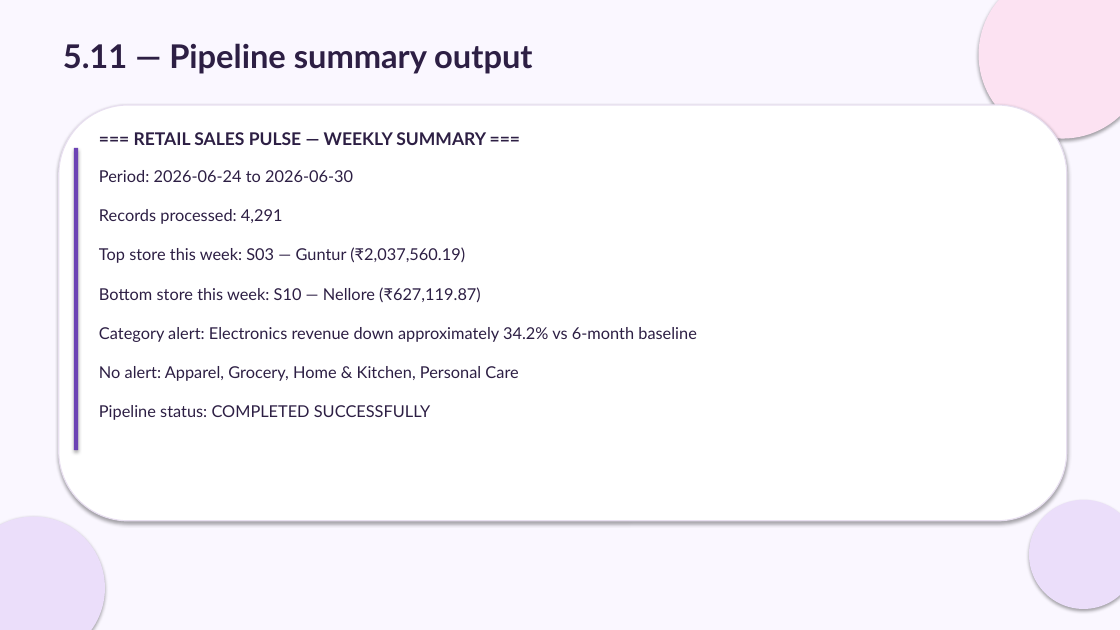
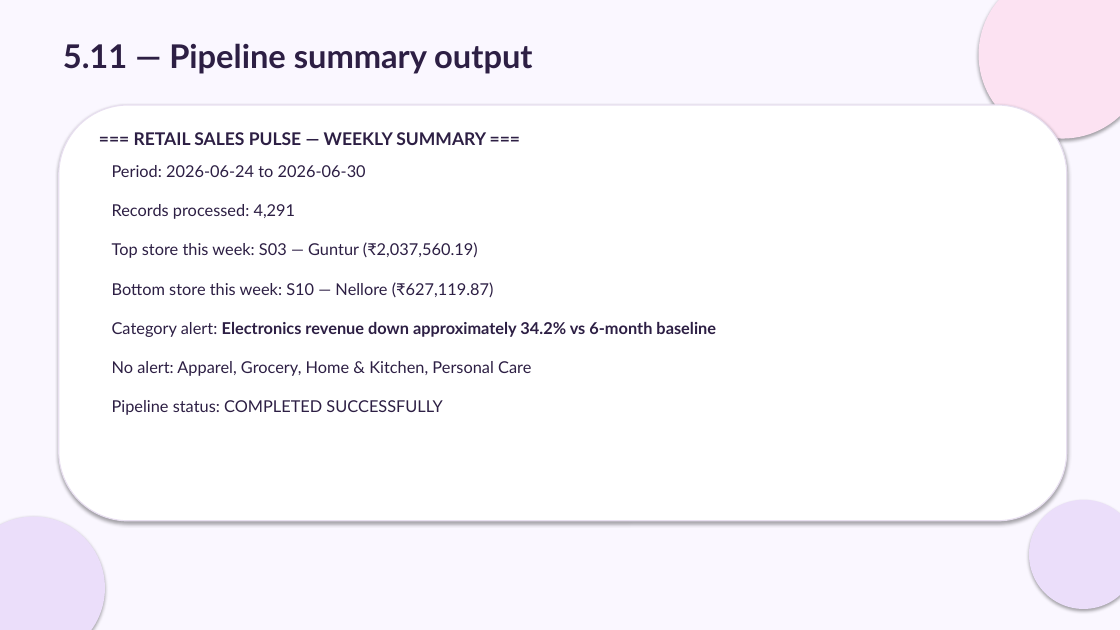
Before and after one commit to Vigneshbabu4/EDA_Calibo, a slide deck: slide 25 of Vigneshbabu_Retail_Sales_Pulse.pptx. Drawn at 1120x630 pixels with LibreOffice and Linux fonts; fonts in the diff are those of the drawing. Boxes give left, top, right and bottom in pixels: in the first picture for what was removed or moved away, otherwise in the second. Text is boxed around its words. In the diff, an @@ line names an element or a change of style, - is before the commit and + after.

```diff
--- a/Vigneshbabu_Retail_Sales_Pulse.pptx
+++ b/Vigneshbabu_Retail_Sales_Pulse.pptx
@@ rounded rectangle removed at <box>74,148,78,450</box> @@
@@ text "Period: 2026-06-24 to 2026-06-30 Records ...": place and size @@
-text "Period: 2026-06-24 to 2026-06-30 Records ..." at <box>99,170,697,420</box>
+text "Period: 2026-06-24 to 2026-06-30 Records ..." at <box>112,165,716,415</box>
@@ text "Period: 2026-06-24 to 2026-06-30 Records ..." at <box>112,165,716,415</box>: bold on in "Electronics revenue down approximately 34.2% vs 6-month ..." @@
```
Also in this commit, not shown: 16 other slides changed, 1 slide added.
